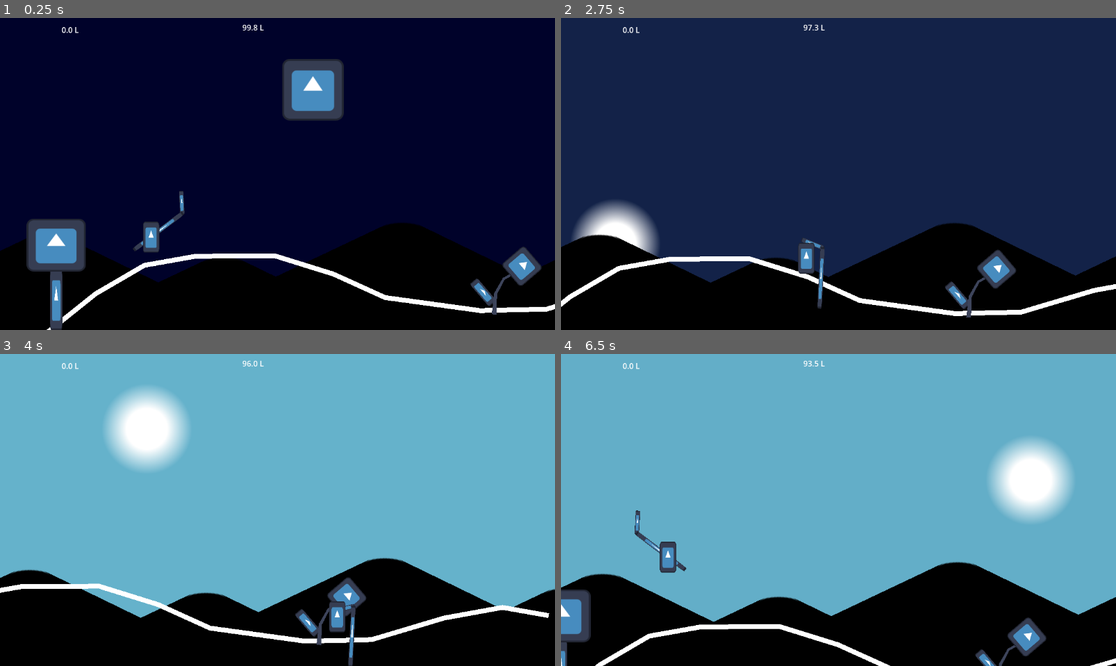
Above: before the commit, frames 1-4 (two rows, left to right).
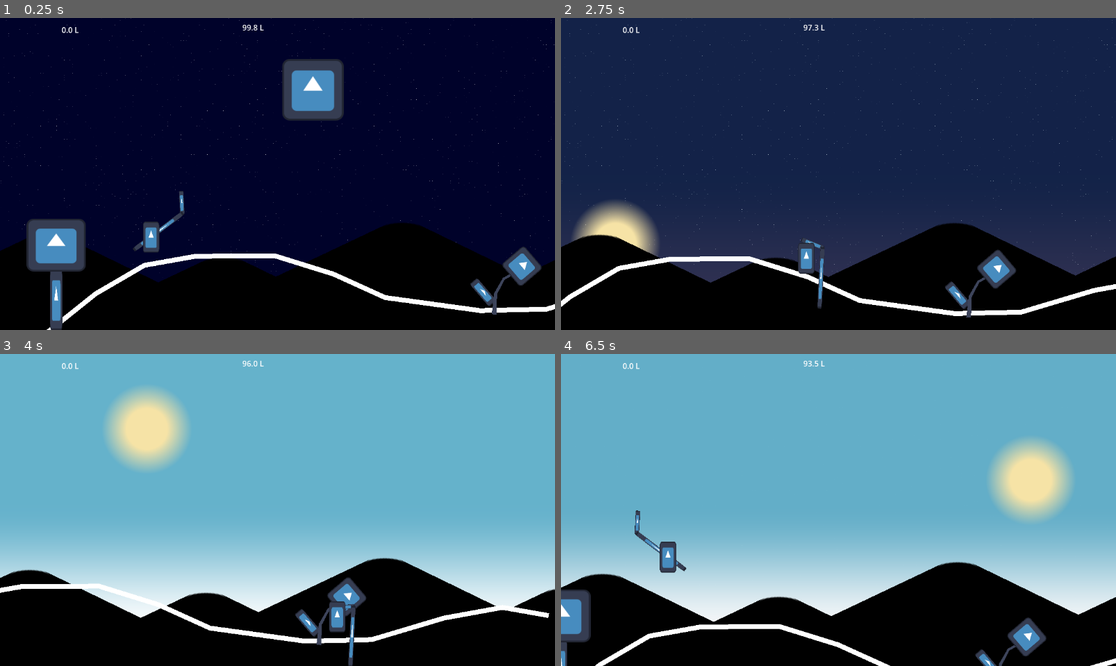
Above: after the commit, the same moments.

Repository: Eptwalabha/ld52
Game: Godot game, scene res://scene/game.tscn
Same seed, same stepped clock (60 frames per second), same inputs: the game is played once before the commit and once after it. The engine's default icon, where the game draws it, is replaced by a stand-in: a white triangle on a blue panel in a dark square.
Inputs:
- Up to frame 1 (0.25 s): no input
- Up to frame 2 (2.75 s): hold E (action) 0.53-1.28 s; hold Right (move_right) 0.53-2.03 s; tap Up (jump) at 0.77, 1.52 s; tap Space (attack) at 1.35 s; hold Left (move_left) from 2.03 s (still down); hold E (action) from 2.03 s (still down)
- Up to frame 3 (4 s): release Left (move_left) at 2.78 s; release E (action) at 2.78 s; hold Right (move_right) from 2.78 s (still down); tap Space (attack) at 2.85 s; tap Up (jump) at 3.02, 3.77 s; hold E (action) from 3.53 s (still down)
- Up to frame 4 (6.5 s): release Right (move_right) at 4.28 s; release E (action) at 4.28 s; hold Left (move_left) 4.28-5.03 s; tap Space (attack) at 4.35, 5.85 s; tap Up (jump) at 4.52, 6.02 s; hold Right (move_right) 5.03-5.78 s; hold E (action) 5.03-5.78 s; hold Left (move_left) from 5.78 s (still down)

The runs differ from the first frame. In frame 1, 0.2% of the frame differs, in the area x 0-100%, y 0-82%; in frame 2, 1.5%; in frame 3, 19%; in frame 4, 20%, in the area x 0-100%, y 28-86%.

Commit message:
day/night shader

Diff:
--- a/scene/game.tscn
+++ b/scene/game.tscn
@@ -68,6 +68,7 @@
 
 [node name="Tree" parent="parallax/foreground/level" instance=ExtResource("6_wd8ky")]
 position = Vector2(-197, 209)
+infinit_volume = true
 
 [node name="player" parent="parallax/foreground" instance=ExtResource("2_83nul")]
 unique_name_in_owner = true
--- a/scene/level/day_night.gdshader
+++ b/scene/level/day_night.gdshader
@@ -1,11 +1,29 @@
 shader_type canvas_item;
 
-uniform vec4 day_color : source_color = vec4(0.4, 0.7, 0.8, 1.);
-uniform vec4 night_color : source_color = vec4(0., 0., 0., 1.);
+uniform vec3 day_color : source_color = vec3(0.4, 0.7, 0.8);
+uniform vec3 night_color : source_color = vec3(0, 0.00784313771874, 0.16470588743687);
 uniform float time : hint_range(0., 1.) = 0.;
 uniform sampler2D day_night;
 
+float rand21(vec2 uv) {
+	return fract(sin(dot(uv.xy ,vec2(13.7952, 738.233))) * 43758.5453);
+}
+
+float stars(vec2 p) {
+	vec2 p2 = p * vec2(400., 300.);
+	vec2 id = floor(p2);
+	float d = smoothstep(0.95, .99, rand21(id));
+	if (d > 0.) {
+		vec2 uv = fract(p2) - .5;
+		float l = 1. - (length(uv) * 7.);
+		return max(l * d, 0.);
+	}
+	return 0.;
+}
+
 void fragment() {
 	vec4 amount = texture(day_night, vec2(time));
-	COLOR = mix(day_color, night_color, amount.x);
+	vec3 night = mix(night_color, vec3(1.), stars(UV));
+	vec3 day = mix(day_color, vec3(1.), smoothstep(.4, .6, UV.y));
+	COLOR.rgb = mix(day, night, amount.x);
 }
--- a/scene/level/day_night.tscn
+++ b/scene/level/day_night.tscn
@@ -10,7 +10,7 @@
 shader = ExtResource("2_i53i8")
 shader_parameter/day_color = Color(0.4, 0.7, 0.8, 1)
 shader_parameter/night_color = Color(0, 0.00784314, 0.164706, 1)
-shader_parameter/time = 0.0
+shader_parameter/time = 0.328
 shader_parameter/day_night = ExtResource("3_jpmfv")
 
 [node name="SunMoon" type="Node2D"]
@@ -30,6 +30,7 @@
 texture = ExtResource("1_aldsk")
 
 [node name="sun" type="Sprite2D" parent="pivot"]
+modulate = Color(0.964706, 0.890196, 0.65098, 1)
 position = Vector2(0.001, 480)
 scale = Vector2(0.53116, 0.53116)
 texture = ExtResource("5_b8ref")
--- a/scene/player/player.gd
+++ b/scene/player/player.gd
@@ -18,7 +18,7 @@
 var current_water_source : WaterSource = null
 
 var drinking : bool = false
-@export var drink_level_duration : float = .5
+@export var drink_level_duration : float = .3
 var drinking_duration: float = 0.0
 
 func __set_speed() -> void:
--- a/scene/player/player.tscn
+++ b/scene/player/player.tscn
@@ -149,7 +149,7 @@
 
 [sub_resource type="Animation" id="Animation_kp166"]
 resource_name = "drink"
-length = 0.3
+length = 0.25
 step = 0.02
 tracks/0/type = "value"
 tracks/0/imported = false
@@ -237,7 +237,7 @@
 tracks/1/interp = 1
 tracks/1/loop_wrap = true
 tracks/1/keys = {
-"times": PackedFloat32Array(0.04, 0.14, 0.18, 0.3),
+"times": PackedFloat32Array(0.04, 0.12, 0.22, 0.34),
 "transitions": PackedFloat32Array(1, 1, 1, 1),
 "update": 0,
 "values": [Vector2(0, 0), Vector2(30, -20), Vector2(30, -20), Vector2(30, 60)]
@@ -249,7 +249,7 @@
 tracks/2/interp = 1
 tracks/2/loop_wrap = true
 tracks/2/keys = {
-"times": PackedFloat32Array(0.04, 0.14, 0.18, 0.3),
+"times": PackedFloat32Array(0.04, 0.12, 0.2, 0.32),
 "transitions": PackedFloat32Array(1, 1, 1, 1),
 "update": 0,
 "values": [0.0, -1.56302, -1.56302, -0.872665]
@@ -261,7 +261,7 @@
 tracks/3/interp = 1
 tracks/3/loop_wrap = true
 tracks/3/keys = {
-"times": PackedFloat32Array(0.04, 0.3, 0.44),
+"times": PackedFloat32Array(0.04, 0.36, 0.44),
 "transitions": PackedFloat32Array(1, 1, 1),
 "update": 0,
 "values": [0.0, 0.0, -1.08479]
